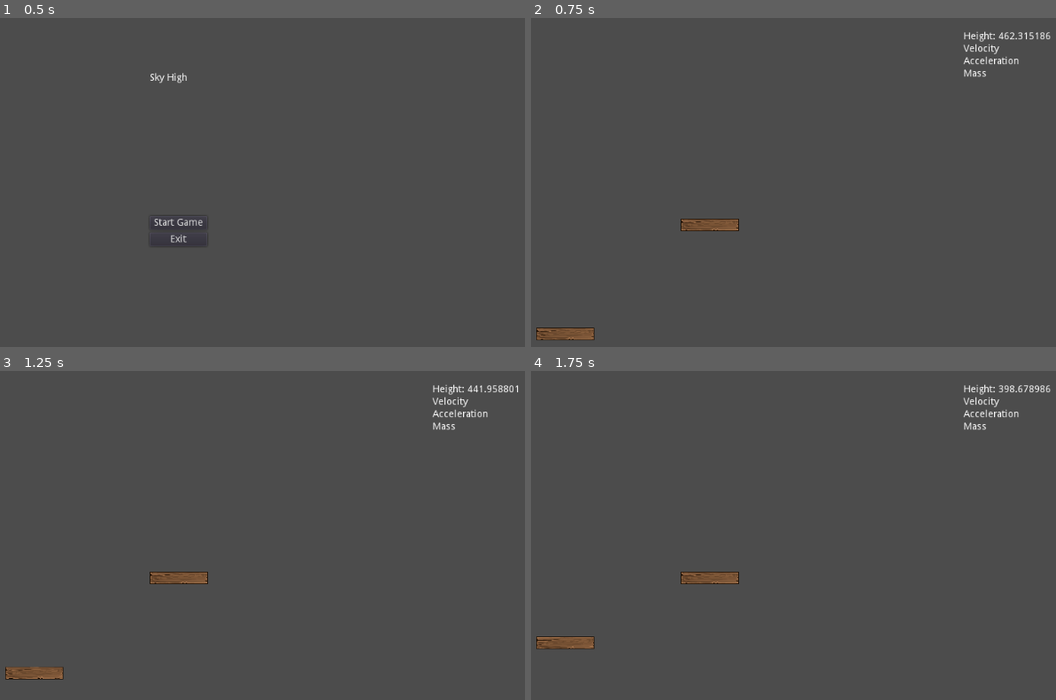
Above: before the commit, frames 1-4 (two rows, left to right).
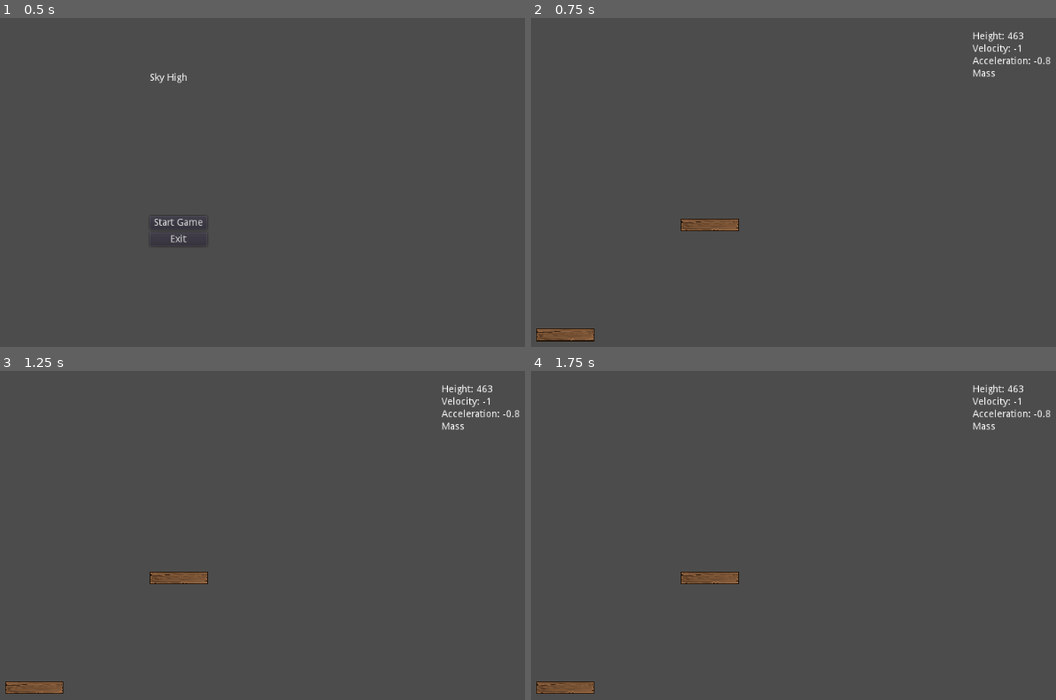
Above: after the commit, the same moments.

Repository: LaffertyDev/SkyHigh
Game: Godot game, scene res://game_menu/MainMenu.tscn
Two runs of this game, one before a commit and one after it. Both use one fixed random seed, a clock stepped at 60 frames per second and the inputs below.
Inputs:
- Up to frame 1 (0.5 s): no input
- Up to frame 2 (0.75 s): click "Start Game" at 0.5 s
- Up to frame 3 (1.25 s): no input
- Up to frame 4 (1.75 s): no input

Frame 1 is identical in both runs. In frame 2, 0.8% of the frame differs, in the area x 1-99%, y 4-99%; in frame 3, 1.5%; in frame 4, 1.5%.

Commit message:
Basic physics and lift model

Diff:
--- a/City.gd
+++ b/City.gd
@@ -1,8 +1,17 @@
-extends RigidBody2D
+extends KinematicBody2D
 
 
 signal hit_ground
-signal city_move(height)
+signal city_move(height, velocity, accleration)
+
+export(Vector2) var velocity = Vector2(0, 0)
+
+var gravity_magnitude : int = ProjectSettings.get_setting("physics/2d/default_gravity")
+
+var balloons : int = 9
+var balloon_lift_newtons : int = 10 # divide by 10
+
+var current_mass_kg : int = 1
 
 func _ready():
 	pass # Replace with function body.
@@ -12,4 +21,15 @@
 	if (position > 0):
 		emit_signal("hit_ground")
 
-	emit_signal("city_move", position)
+	emit_signal("city_move", position, velocity.y, _get_accel())
+
+
+func _physics_process(delta):
+	velocity.y += _get_accel() * delta;
+	move_and_slide(velocity)
+
+func _get_accel():
+	var balloon_total_lift = (balloons * balloon_lift_newtons) / current_mass_kg
+	print(balloon_total_lift)
+	var acceleration_delta = float((gravity_magnitude - balloon_total_lift)) / 10.0
+	return acceleration_delta
--- a/SkyHigh.tscn
+++ b/SkyHigh.tscn
@@ -9,19 +9,18 @@
 script = ExtResource( 2 )
 starting_height = 1000
 
-[node name="City" type="RigidBody2D" parent="."]
+[node name="City" type="KinematicBody2D" parent="."]
 position = Vector2( 790.116, -463.805 )
 script = ExtResource( 4 )
-__meta__ = {
-"_edit_group_": true
-}
 
 [node name="Camera2D" type="Camera2D" parent="City"]
 current = true
 
-[node name="Sprite" type="Sprite" parent="City"]
+[node name="Platform" type="Sprite" parent="City"]
 scale = Vector2( 0.1, 0.1 )
 texture = ExtResource( 3 )
+
+[node name="Balloon" type="Sprite" parent="City"]
 
 [node name="CanvasLayer" type="CanvasLayer" parent="."]
 layer = 0
--- a/game_gui/GUI.gd
+++ b/game_gui/GUI.gd
@@ -1,8 +1,10 @@
 extends MarginContainer
 
 
-func _on_City_city_move(height):
-	var normalized_height = height * -1
+func _on_City_city_move(height, velocity, acceleration):
+	var normalized_height = floor(height * -1)
+	var normalized_velocity = floor(velocity * -1)
+	var normalized_acceleration = acceleration * -1
 	$HBoxContainer/Info/Height.text = "Height: " + str(normalized_height)
-
-	pass # Replace with function body.
+	$HBoxContainer/Info/Velocity.text = "Velocity: " + str(normalized_velocity)
+	$HBoxContainer/Info/Acceleration.text = "Acceleration: " + str(normalized_acceleration)
